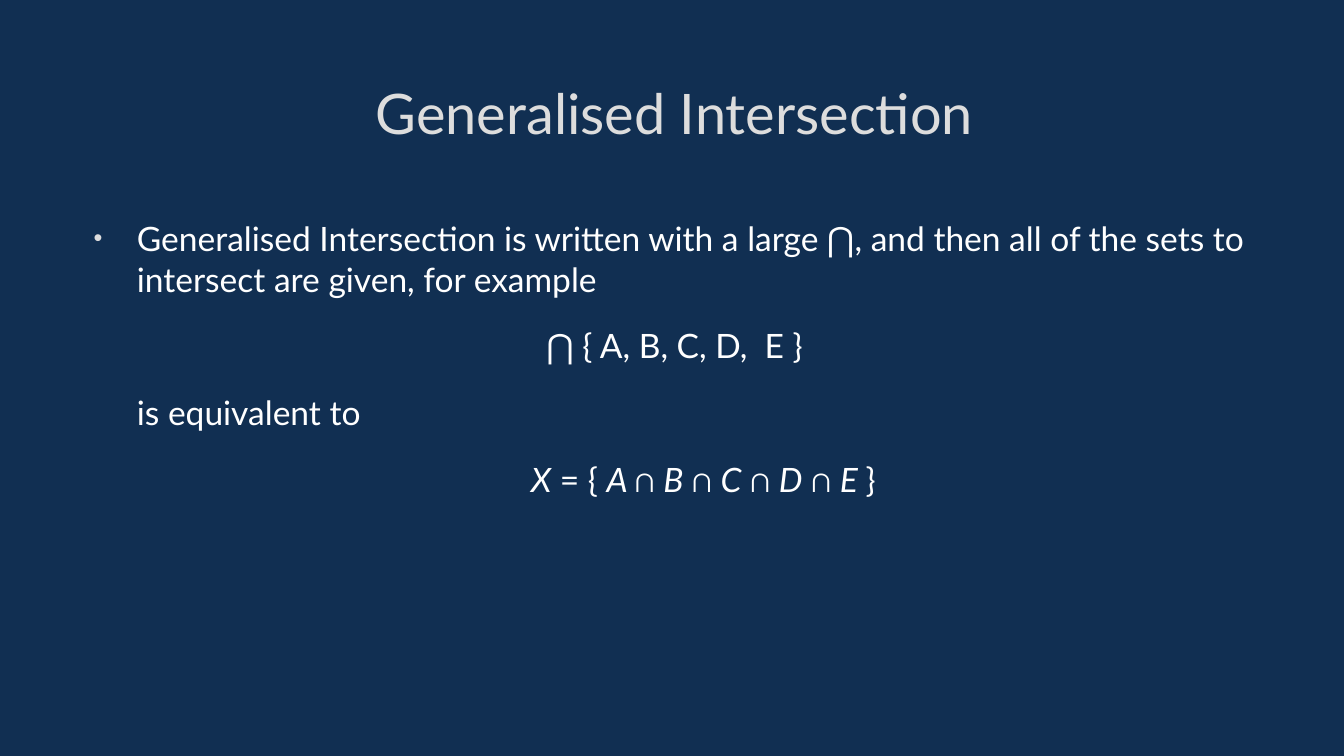
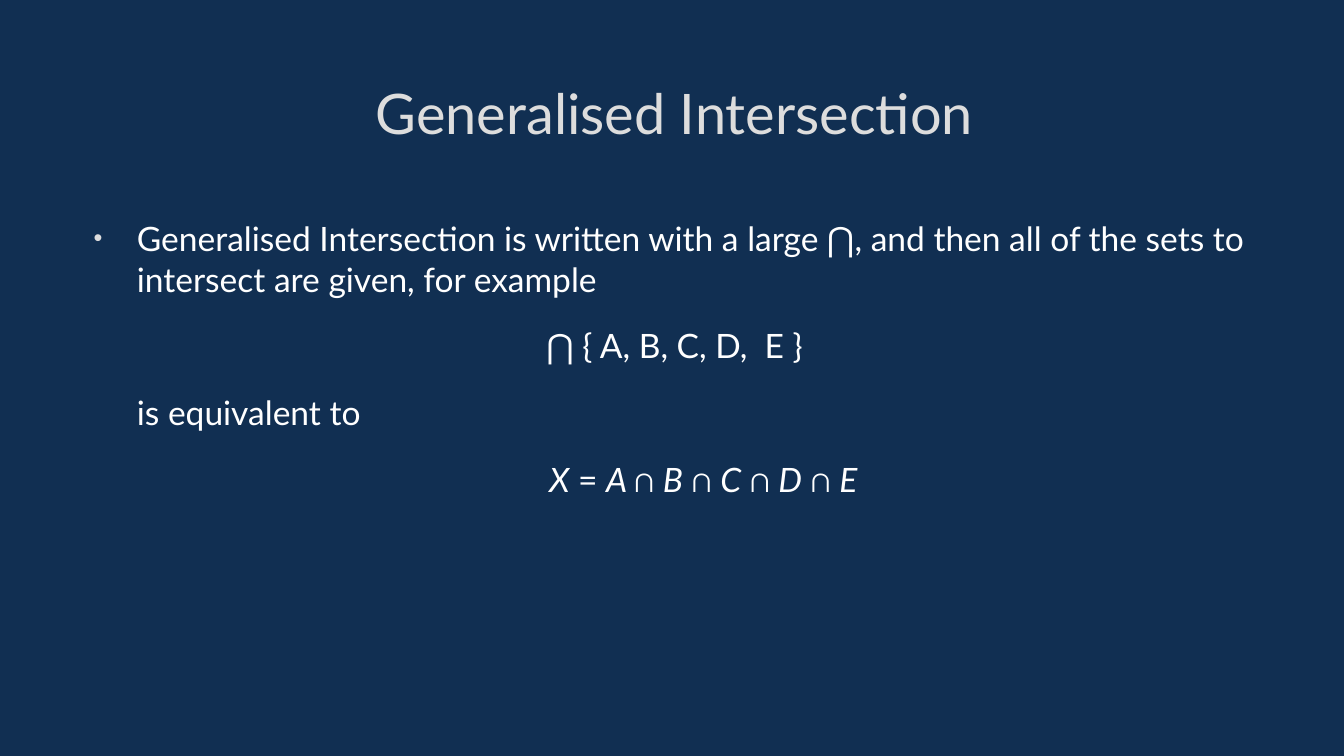
Before and after one commit to davidgundry/maths22-23, a slide deck: slide 44 of slides/maths-8-set-theory.odp. Drawn at 1344x756 pixels with LibreOffice and Linux fonts; fonts in the diff are those of the drawing. Boxes give left, top, right and bottom in pixels: in the first picture for what was removed or moved away, otherwise in the second. Text is boxed around its words. In the diff, an @@ line names an element or a change of style, - is before the commit and + after.

```diff
--- a/slides/maths-8-set-theory.odp
+++ b/slides/maths-8-set-theory.odp
@@ text at [549, 467, 857, 493]: text changed; italic on @@
-X = { A ∩ B ∩ C ∩ D ∩ E }
+X = A ∩ B ∩ C ∩ D ∩ E
```
Also in this commit, not shown: 5 other slides changed.
